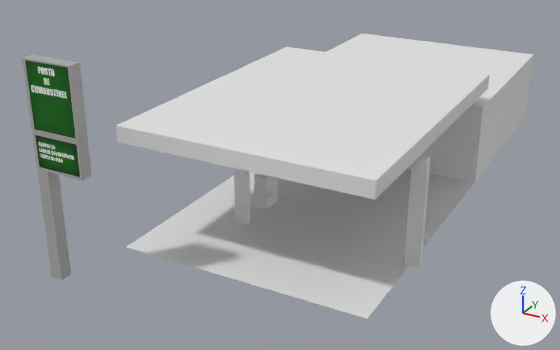
The Blender file Assets/praça das aguas/predios/casa4.blend: old version first, new version second.
The view is the same before and after, from a camera (50 mm lens) standing at (15.8, -36.3, 20.2) and looking at (-5.1, 1.7, 1.2). Every picture has the same lights, and +X, +Y and +Z are marked at lower right.
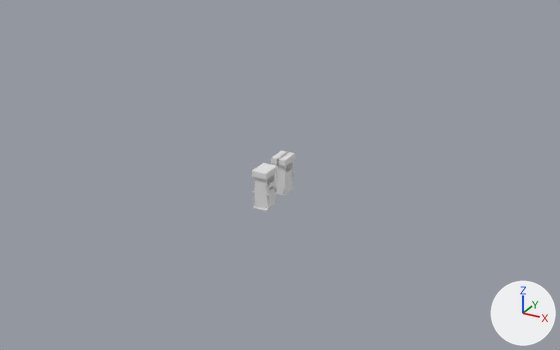
Where the change shows, as pixel boxes [x1, y1, x2, y2] in the pictures (560 x 350 px):
'Plane.001', hidden: before [116, 47, 490, 200]
'Plane.003', hidden: before [127, 170, 473, 319]
'Plane', hidden: before [327, 34, 534, 183]
'Cube', hidden: before [22, 54, 92, 280]
'Plane.002', hidden: before [234, 155, 431, 269]
'Plane.005', added: after [271, 151, 295, 195]

What changed in the scene script:
```text
Add mat_mangueira:
    mat_mangueira = diffuse_material('mangueira')
    mat_mangueira.base_color = (0.8, 0.8, 0.8)  # white #e7e7e7
Add me_plane_007:
    me_plane_007.from_pydata(...)  # 292 vertices, 318 faces; spans x -0.54..0.55, y -1.39..-0.08, z -1.02..0.93
    me_plane_007.polygons.foreach_set('use_smooth', [True] * 318)
    me_plane_007.materials.append(mat_mangueira)  # its picture is missing
Add me_plane_009:
    me_plane_009.from_pydata(...)  # 72 vertices, 74 faces; spans x -0.47..0.06, y -0.82..0.54, z -1.07..1.29
Change ob_plane_003:
    add ob_plane_003.hide_viewport = True
Change ob_plane_002:
    add ob_plane_002.hide_viewport = True
Change ob_plane_001:
    add ob_plane_001.hide_viewport = True
Change ob_cube:
    add ob_cube.hide_viewport = True
Change ob_plane:
    add ob_plane.hide_viewport = True
Add ob_plane_006:
    ob_plane_006 = bpy.data.objects.new('Plane.006', me_plane_007)
    ob_plane_006.location = (-5.09, 0.62, 1.07)
    _m = ob_plane_006.modifiers.new('Mirror.001', 'MIRROR')
Add ob_plane_005:
    ob_plane_005 = bpy.data.objects.new('Plane.005', me_plane_009)
    ob_plane_005.location = (-5.09, 2.28, 1.07)
    _m = ob_plane_005.modifiers.new('Mirror.001', 'MIRROR')
```
